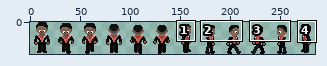
Two versions of one sprite sheet, Orville/Assets/AllCharacters/Characters/JohnLammar.png. Above, an overview of the earlier version with the close-up marked.
Close-up. Before the commit:
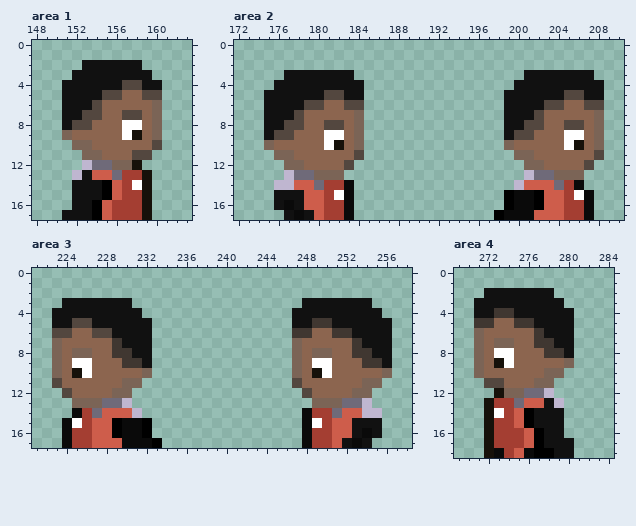
The file is 360x32 pixels. Colours within 5 levels of each other are drawn and written as one. Shown: area 1: x 148..163, y 0..17; area 2: x 172..210, y 0..17; area 3: x 221..258, y 0..17; area 4: x 269..284, y 0..18. The wide view leaves out empty margins. The commit also changed other parts of the picture, which this record leaves out.
After the commit:
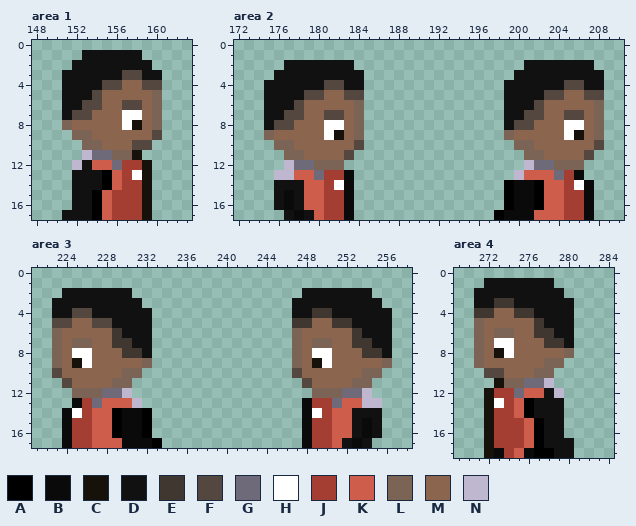
Palette (. is transparent): A #000000  B #0a0a0a  C #16110a  D #111111  E #403731  F #53473f  G #6f6a79  H #ffffff  J #a43e32  K #ce5d4b  L #7b6456  M #8c654f  N #bfb6d0
Diff:
Changed rows in their new state; - is an unchanged pixel.
Area 1:
first column x 151:
 1 --DDDDDD--
 2 -D------D-
 3 D-----FF-D
 4 ----FFMMFF
 5 ---FMM--ML
 6 --F---FF--
 7 -F-M--HH--
 8 LMM----C--
 9 .LL---MM-F
10 -.-L---FF.
11 --NGGLLC.-
12 -NDKKGJJC-
13 -D-DAK-H--
14 -------J--
15 ---AKJ----
Area 2:
first column x 175:
 2 --DDDDDDD-----------------DDDDDDD-
 3 -D-------D---------------D-------D
 4 D-----FF----------------D-----FF--
 5 ----FFMMFF------------------FFMMFF
 6 ---FMM--ML-----------------FMM--ML
 7 --F---FF------------------F---FF--
 8 -F-M--HH-----------------F-M--HH--
 9 LMM----C----------------LMM----C--
10 .LL---MM-F--------------.LL---MM-F
11 -.-L----F.---------------.-L----F.
12 --NGGLLL.-----------------NGGLLL.-
13 -N-KKGJJB----------------NKKKGJB--
14 -DDD-K-H----------------ABBA-K-HB-
15 --B----J-----------------------J--
Area 3:
first column x 223:
 2 -DDDDDDD-----------------DDDDDDD--
 3 D-------D---------------D-------D-
 4 --FF-----D----------------EE-----D
 5 FFMMFF------------------EEMMEE----
 6 LM--MME-----------------LM--MME---
 7 --LL---E------------------LL---E--
 8 --HH--M-E-----------------HH--M-E-
 9 --C----MML----------------C----MML
10 F-MM---LL.--------------F-MM---LL.
11 .F----L-.---------------.F----L-.-
12 -.LLLGGN-----------------.LLLGGN--
13 --BJGKKKN----------------BJJGKK-N-
14 -BH-K-ABBA----------------H-K-DDD-
15 --J-----------------------J----B--
Area 4:
first column x 271:
 1 -DDDDDDD--
 2 D-------D-
 3 --EE-----D
 4 EEMMEE----
 5 LM--MME---
 6 --LL---E--
 7 --HH--M-E-
 8 --C----MML
 9 --MM---LL.
10 .FF---L-.-
11 -.CLLGGN--
12 -CJJGKKDN-
13 --H-KAD-D-
14 --J-------
15 ----JKA---
Changed places in both close-ups, as pixel boxes (x1, y1, x2, y2):
changed: (62, 50, 162, 200)
changed: (264, 60, 364, 200)
changed: (504, 60, 604, 200)
changed: (52, 288, 152, 428)
changed: (292, 288, 392, 428)
changed: (474, 278, 574, 428)
